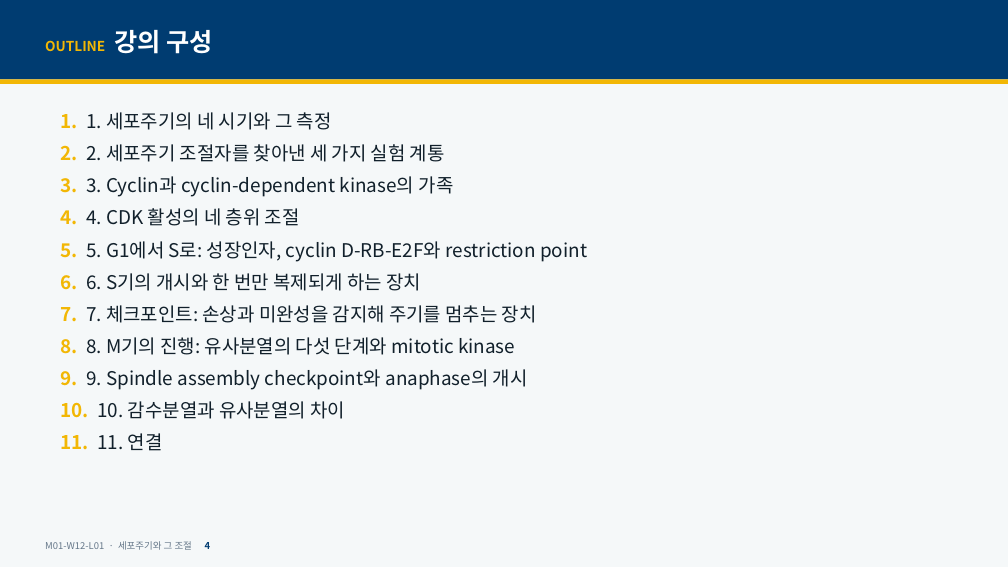
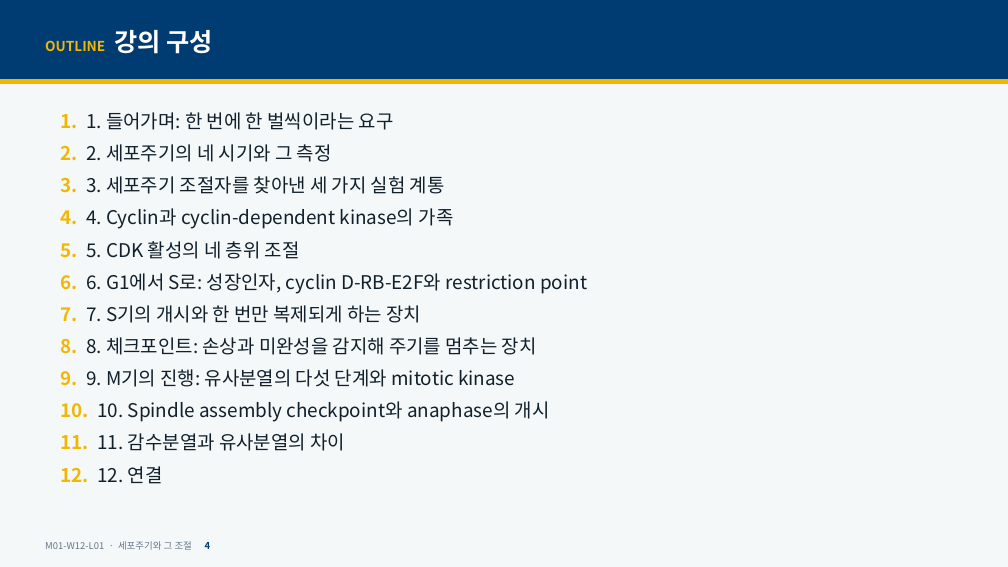
Before and after one commit to hoperiasd2/hoperiasd2.github.io, a slide deck: slide 4 of curriculum/M01/W12/L01/slides.pptx. Drawn at 1008x567 pixels with LibreOffice and Linux fonts; fonts in the diff are those of the drawing. Boxes give left, top, right and bottom in pixels: in the first picture for what was removed or moved away, otherwise in the second. Text is boxed around its words. In the diff, an @@ line names an element or a change of style, - is before the commit and + after.

```diff
--- a/curriculum/M01/W12/L01/slides.pptx
+++ b/curriculum/M01/W12/L01/slides.pptx
@@ text at [60,112,587,484]: text changed @@
-1. 1. 세포주기의 네 시기와 그 측정
-2. 2. 세포주기 조절자를 찾아낸 세 가지 실험 계통
-3. 3. Cyclin과 cyclin-dependent kinase의 가족
-4. 4. CDK 활성의 네 층위 조절
-5. 5. G1에서 S로: 성장인자, cyclin D-RB-E2F와 restriction point
-6. 6. S기의 개시와 한 번만 복제되게 하는 장치
-7. 7. 체크포인트: 손상과 미완성을 감지해 주기를 멈추는 장치
-8. 8. M기의 진행: 유사분열의 다섯 단계와 mitotic kinase
-9. 9. Spindle assembly checkpoint와 anaphase의 개시
-10. 10. 감수분열과 유사분열의 차이
-11. 11. 연결
+1. 1. 들어가며: 한 번에 한 벌씩이라는 요구
+2. 2. 세포주기의 네 시기와 그 측정
+3. 3. 세포주기 조절자를 찾아낸 세 가지 실험 계통
+4. 4. Cyclin과 cyclin-dependent kinase의 가족
+5. 5. CDK 활성의 네 층위 조절
+6. 6. G1에서 S로: 성장인자, cyclin D-RB-E2F와 restriction point
+7. 7. S기의 개시와 한 번만 복제되게 하는 장치
+8. 8. 체크포인트: 손상과 미완성을 감지해 주기를 멈추는 장치
+9. 9. M기의 진행: 유사분열의 다섯 단계와 mitotic kinase
+10. 10. Spindle assembly checkpoint와 anaphase의 개시
+11. 11. 감수분열과 유사분열의 차이
+12. 12. 연결
```
Also in this commit, not shown: 45 other slides changed, 1 slide added, 1 slide removed, 21 other files.
